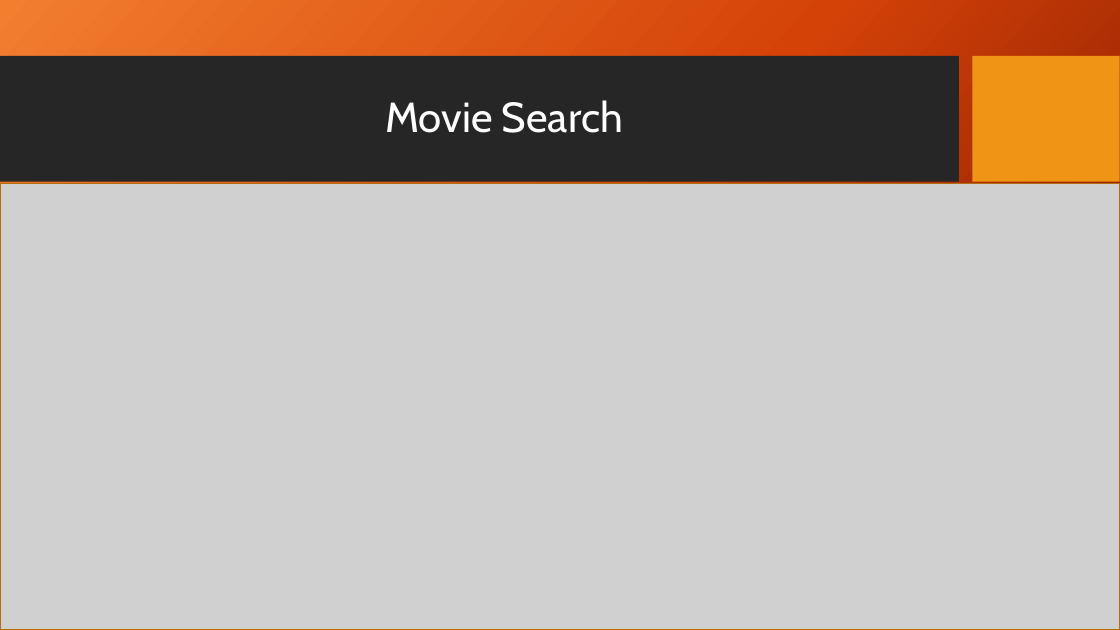
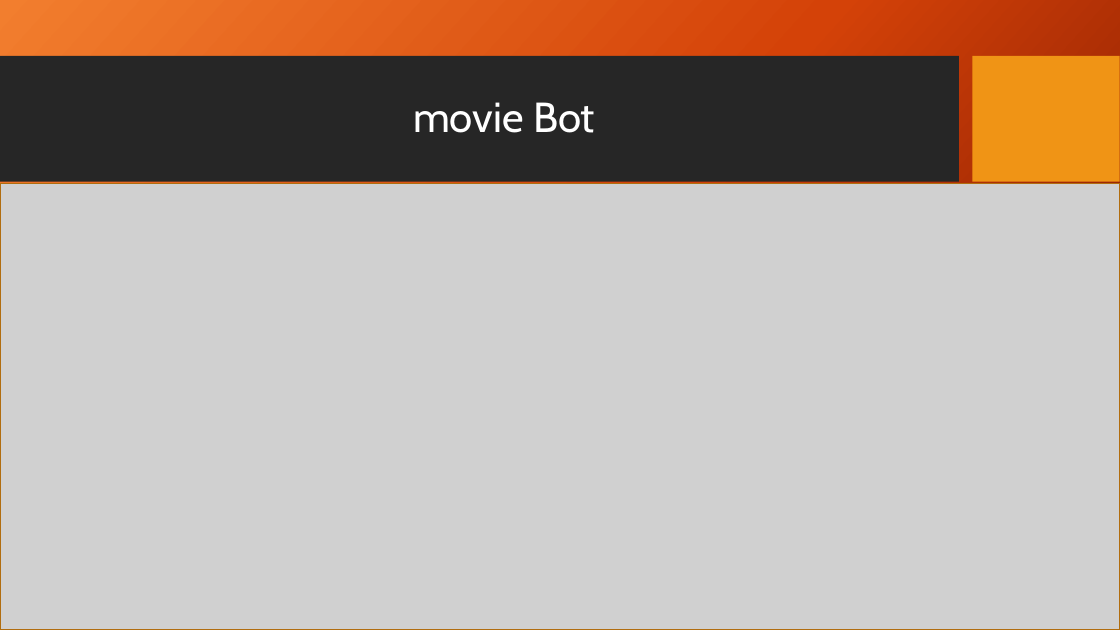
Before and after one commit to cbessjr/movieBot, a slide deck: slide 1 of Presentation/Movie Search Presentation.pptx. Drawn at 1120x630 pixels with LibreOffice and Linux fonts; fonts in the diff are those of the drawing; grey boxes stand for pictures; background and template pictures are left out. Boxes give left, top, right and bottom in pixels: in the first picture for what was removed or moved away, otherwise in the second. Text is boxed around its words. In the diff, an @@ line names an element or a change of style, - is before the commit and + after.

```diff
--- a/Presentation/Movie Search Presentation.pptx
+++ b/Presentation/Movie Search Presentation.pptx
@@ title at <box>413,102,595,133</box>: text changed @@
-Movie Search
+movie Bot
```
Also in this commit, not shown: 3 other slides changed, 1 other file.
